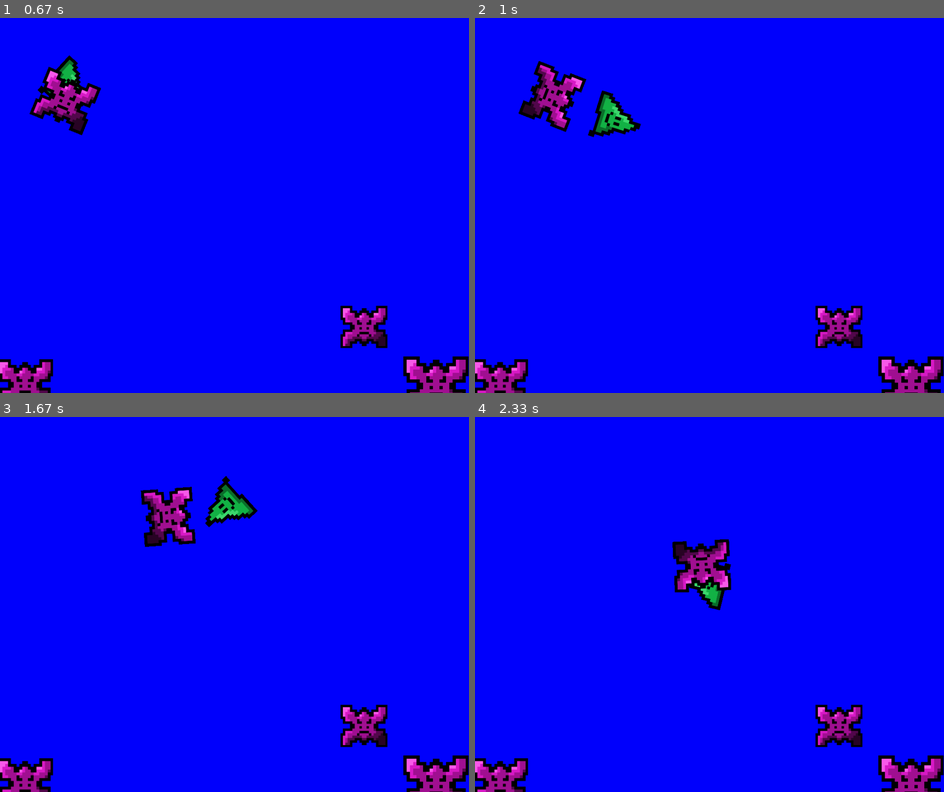
Above: before the commit, frames 1-4 (two rows, left to right).
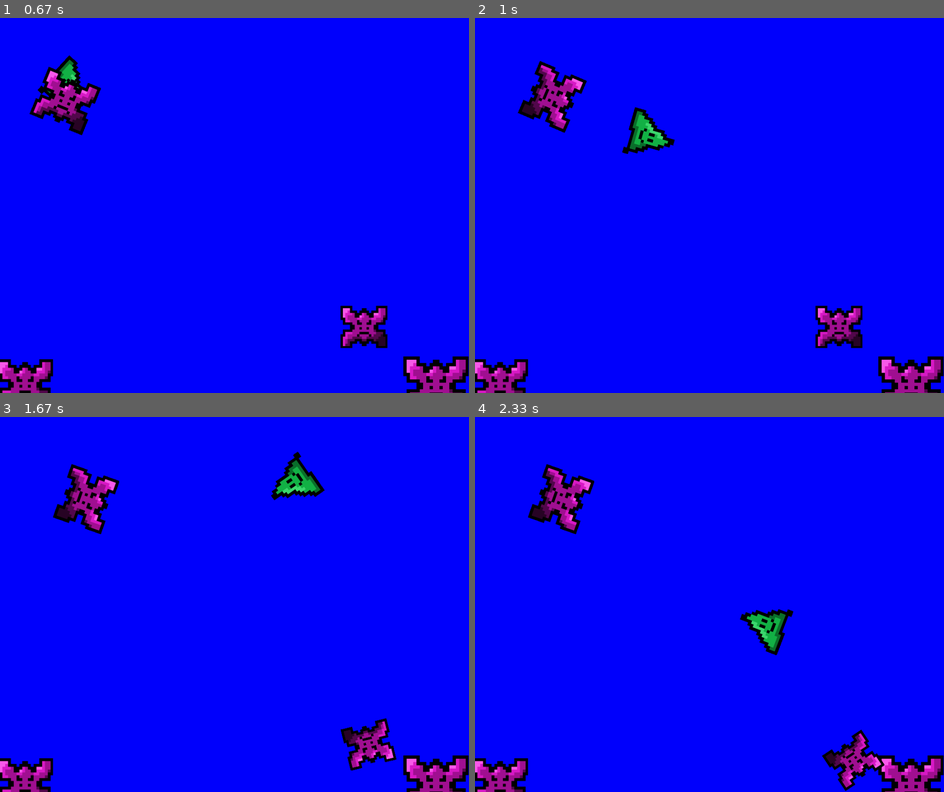
Above: after the commit, the same moments.

Repository: q14tstratford/Absorber-Game
Game: pygame game, started from Absorbin'_Time.py
Same seed, same stepped clock (60 frames per second), same inputs: the game is played once before the commit and once after it.
Inputs (mouse positions are in pixels of both pictures, inside the frame that each line leads up to):
- Up to frame 1 (0.67 s): hold Right from 0.33 s (still down); move the mouse to (215, 220) at 0.37 s
- Up to frame 2 (1 s): release Right at 0.8 s; hold W from 0.88 s (still down); move the mouse to (859, 194) at 0.92 s
- Up to frame 3 (1.67 s): release W at 1.18 s; hold D from 1.22 s (still down); move the mouse to (121, 608) at 1.25 s
- Up to frame 4 (2.33 s): release D at 1.68 s; hold A 1.72-2.25 s; move the mouse to (564, 548) at 1.75 s; hold S from 2.28 s (still down); move the mouse to (779, 473) at 2.32 s

Frame 1 is identical in both runs. In frame 2, 1.8% of the frame differs, in the area x 9-43%, y 11-37%; in frame 3, 5.7%, in the area x 11-85%, y 9-95%; in frame 4, 5.6%.

Commit message:
Add files via upload

Diff:
--- a/Absorbin'_Time.py
+++ b/Absorbin'_Time.py
@@ -8,12 +8,26 @@
 height=800
 screenSize(width,height)
 setBackgroundColour("blue")
-
+setAutoUpdate(False)
 #Globals
 
 #Constants
 
 #Subprograms
+def colDetect():
+    global allCreatures
+    for creature1 in allCreatures:
+        for creature2 in allCreatures:
+            if creature1==creature2:
+                break
+            elif touching(creature1.sprite,creature2.sprite):
+                if creature1.size > creature2.size :
+                    print("{} eats {}".format(creature1,creature2))
+                elif creature1.size <= creature2.size :
+                    print("{} eats {}".format(creature2,creature1))
+
+def findNearest():
+    pass
 
 #Classes
 
@@ -66,8 +80,6 @@
         self.y += yspeed
         moveSprite(self.sprite, self.x, self.y, centre=True)
 
-        def colDet(self):
-            pass
 
 class Enemy(Creature):
     def move(self):
@@ -76,7 +88,12 @@
         dY=Player.y-self.y
         xspeed=0
         yspeed=0
-        if ((dX**2+dY**2)**0.5)<350 and self.size>Player.size:
+        if((dX**2+dY**2)**0.5)<10:
+            self.direction=math.atan2(dY,dX)
+            transformSprite(self.sprite,self.direction/math.pi*180+90,self.size)
+            xspeed=0
+            yspeed=0
+        elif ((dX**2+dY**2)**0.5)<350 and self.size>Player.size:
             self.direction=math.atan2(dY,dX)
             transformSprite(self.sprite,self.direction/math.pi*180+90,self.size)
             xspeed = self.speed * math.cos(self.direction)
@@ -86,6 +103,7 @@
             transformSprite(self.sprite,self.direction/math.pi*180+90,self.size)
             xspeed = self.speed * math.cos(self.direction)
             yspeed = self.speed * math.sin(self.direction)
+
         self.x += xspeed
         self.y += yspeed
         moveSprite(self.sprite, self.x, self.y, centre=True)
@@ -96,11 +114,14 @@
 enemies=[]
 for i in range(5):
     enemies.append(Enemy(random.randint(0,1000),random.randint(0,800),random.randint(0,10)/10,"Bob.png"))
-#e1=Creature(200,200,0.5,"Bob.png",0)
+allCreatures=enemies
+allCreatures.append(Player)
 #Main Body
 while True:
     Player.move()
     tick(30)
     for e in enemies:
         e.move()
+    updateDisplay()
+    colDetect()
 endWait()
